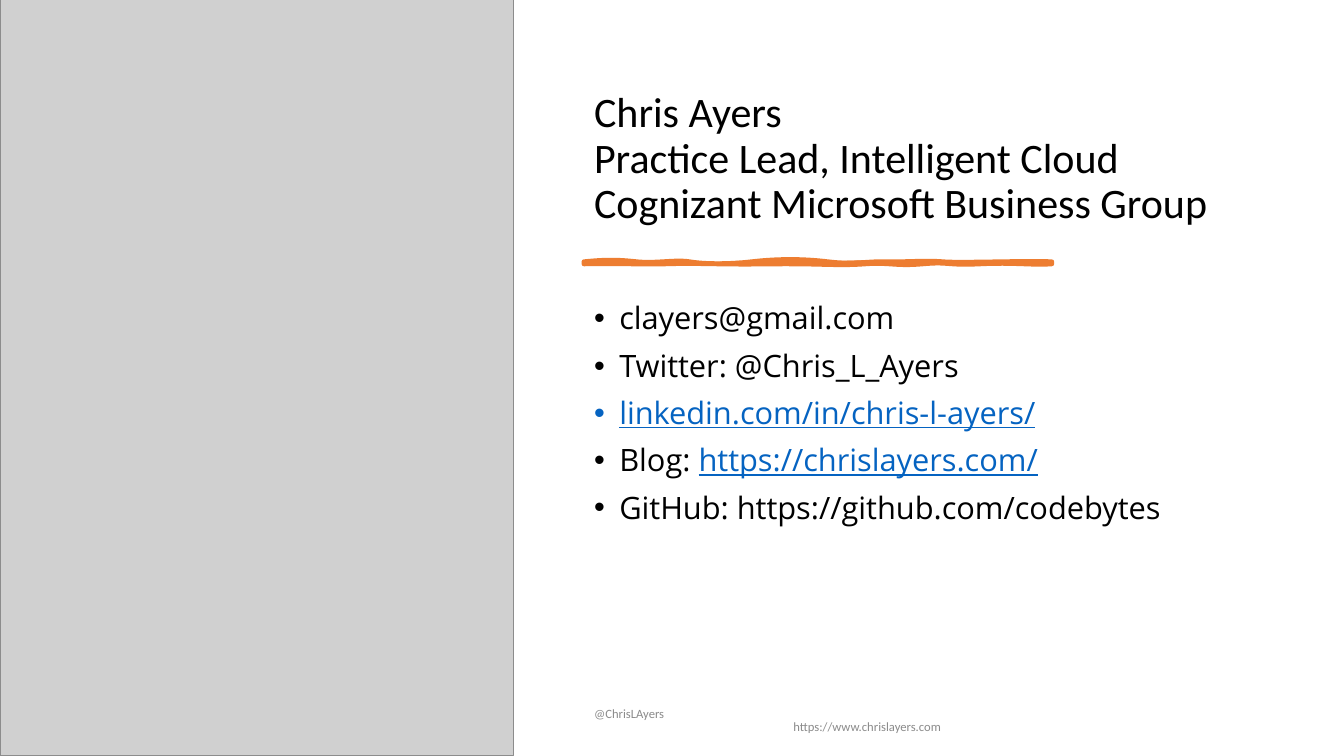
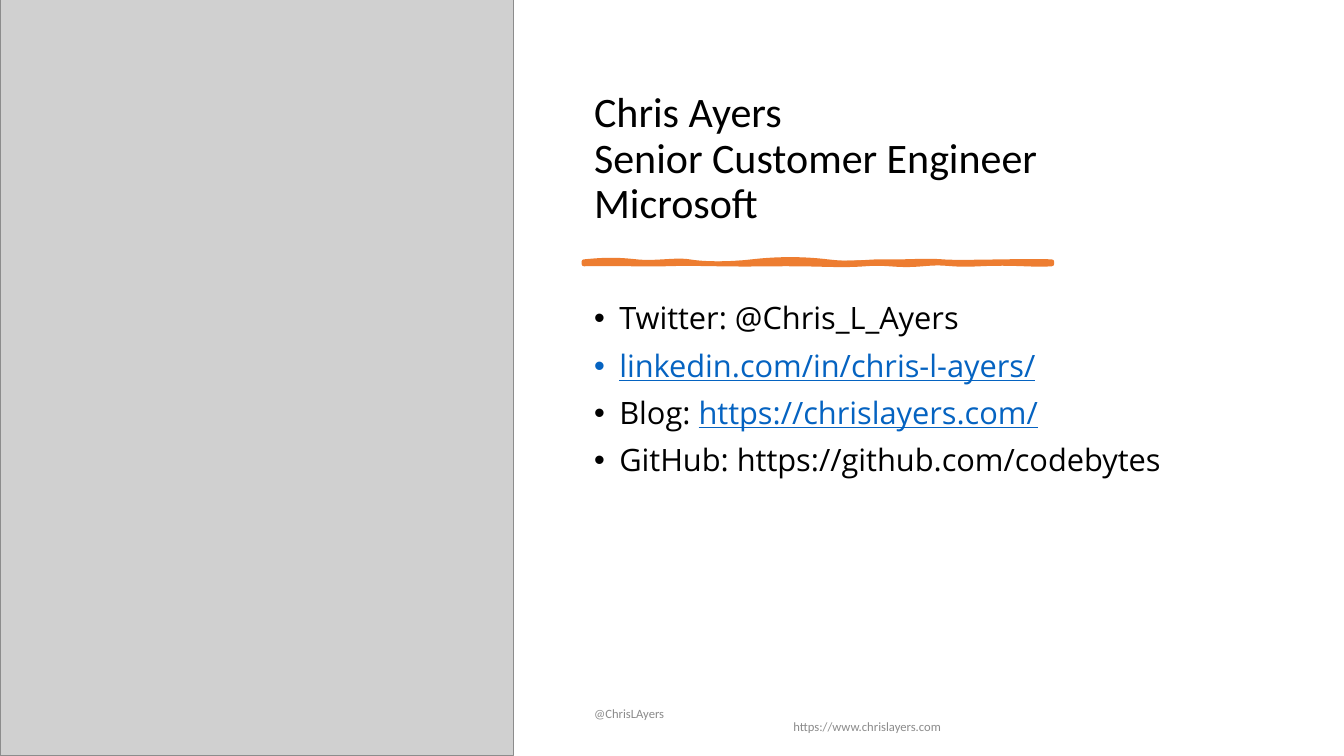
Before and after one commit to codebytes/feature-flags, a slide deck: slide 2 of Feature Flags.pptx (slide 4 before the commit). Drawn at 1344x756 pixels with LibreOffice and Linux fonts; fonts in the diff are those of the drawing; grey boxes stand for pictures. Boxes give left, top, right and bottom in pixels: in the first picture for what was removed or moved away, otherwise in the second. Text is boxed around its words. In the diff, an @@ line names an element or a change of style, - is before the commit and + after.

```diff
--- a/Feature Flags.pptx
+++ b/Feature Flags.pptx
@@ title at (x1=594, y1=98, x2=1037, y2=219): text changed @@
-Chris Ayers
-Practice Lead, Intelligent Cloud
-Cognizant Microsoft Business Group
+Chris Ayers
+Senior Customer Engineer
+Microsoft
@@ text at (x1=619, y1=305, x2=894, y2=337): paragraph removed @@
-• clayers@gmail.com
```
Also in this commit, not shown: 6 other slides changed, 3 slides removed.
